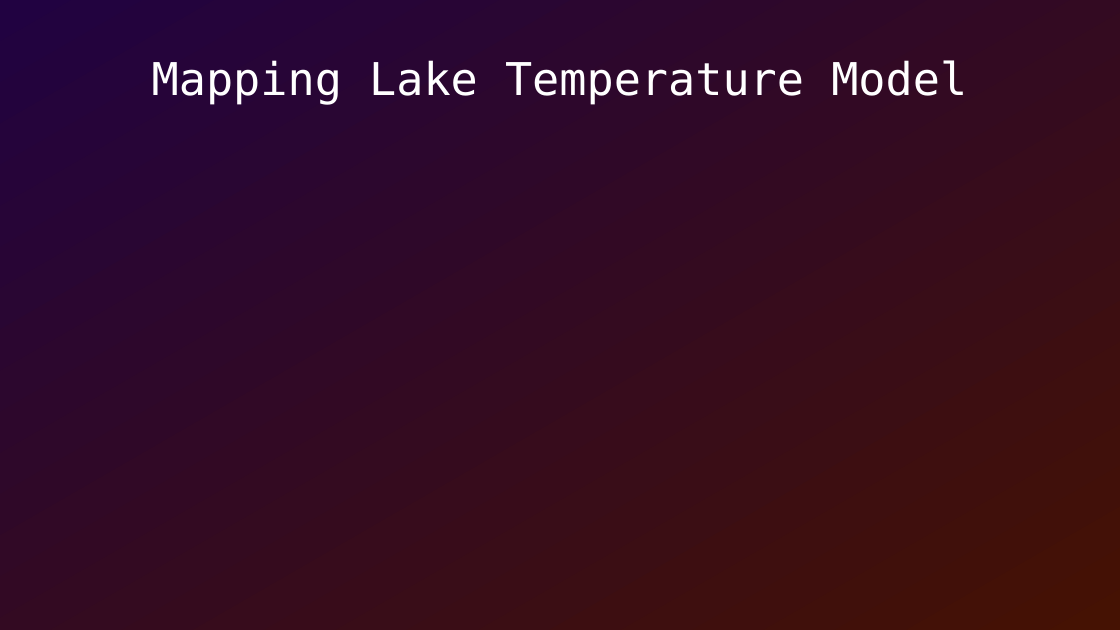
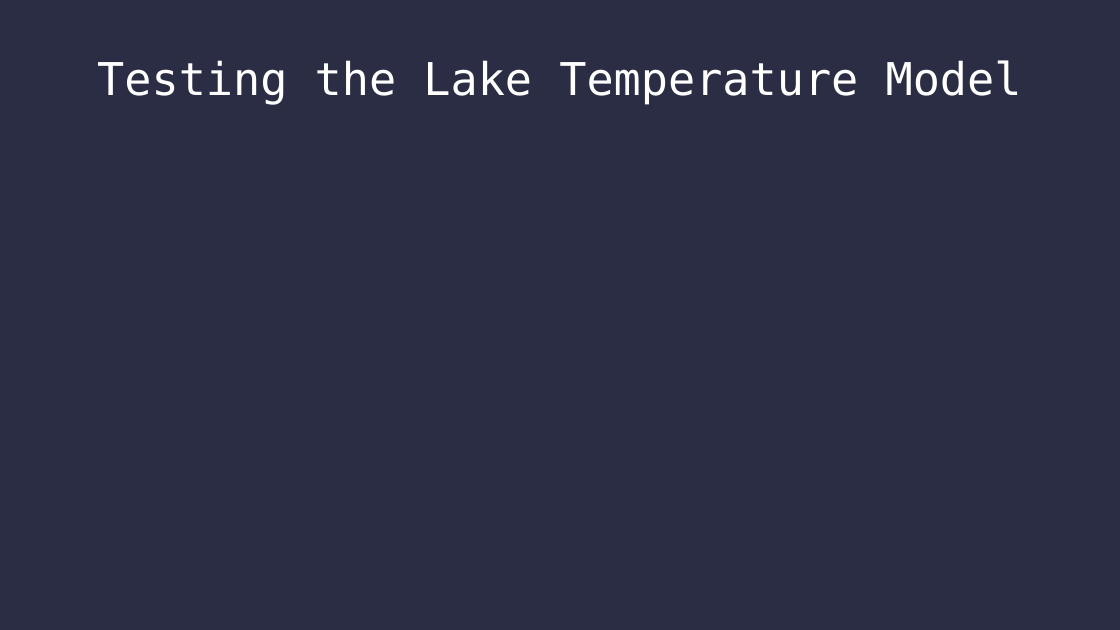
Before and after one commit to SamAllen06/lake_temp_work, a slide deck: slide 1 of documentation/lake_temperature.odp. Drawn at 1120x630 pixels with LibreOffice and Linux fonts; fonts in the diff are those of the drawing. Boxes give left, top, right and bottom in pixels: in the first picture for what was removed or moved away, otherwise in the second. Text is boxed around its words. In the diff, an @@ line names an element or a change of style, - is before the commit and + after.

```diff
--- a/documentation/lake_temperature.odp
+++ b/documentation/lake_temperature.odp
@@ background gradient #210241 to #451203 to #2A2D43 @@
@@ title at (97, 60, 1022, 105): text changed @@
-Mapping Lake Temperature Model
+Testing the Lake Temperature Model
```
Also in this commit, not shown: 11 other slides changed, 12 slides added, 6 slides removed, 1 other file.
